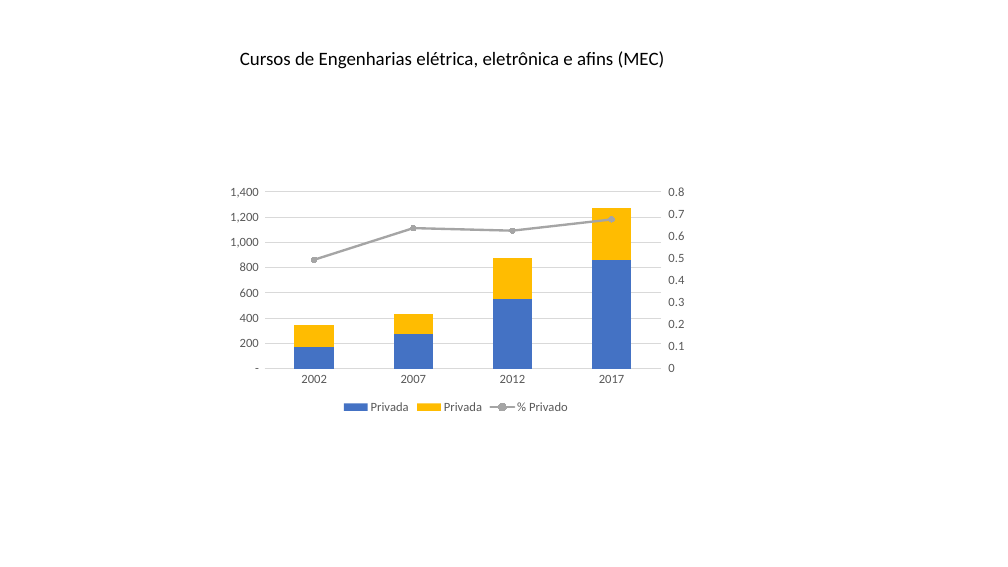
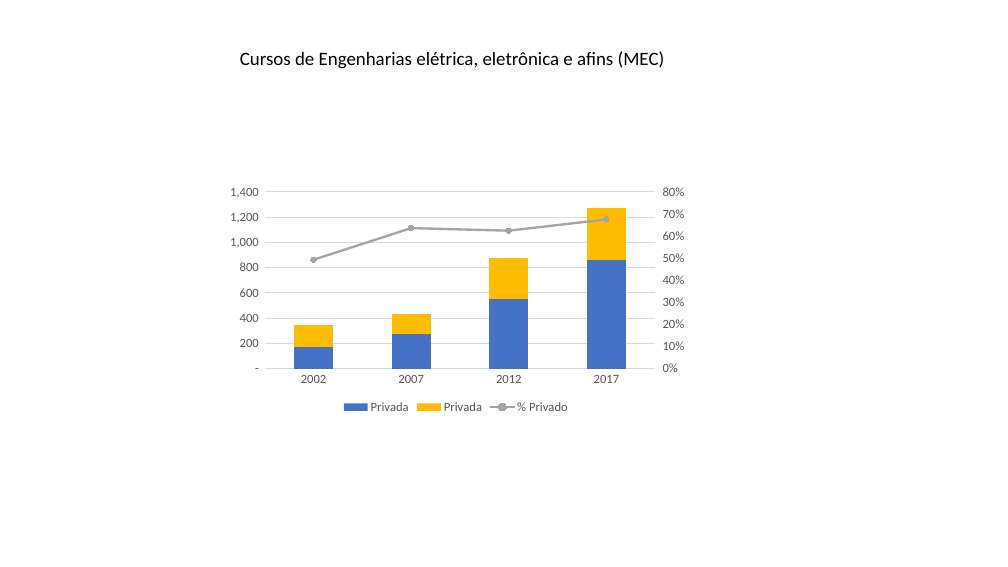
Before and after one commit to lucaslaurentino/tcc, a slide deck: slide 1 of Dados/Gráficos.pptx. Drawn at 1008x567 pixels with LibreOffice and Linux fonts; fonts in the diff are those of the drawing. Boxes give left, top, right and bottom in pixels: in the first picture for what was removed or moved away, otherwise in the second. Text is boxed around its words. In the diff, an @@ line names an element or a change of style, - is before the commit and + after.

```diff
--- a/Dados/Gráficos.pptx
+++ b/Dados/Gráficos.pptx
@@ column stacked chart at <box>218,180,694,418</box> @@
@@ second value axis changed @@
```
Also in this commit, not shown: 1 other slide changed, 28 other files.
